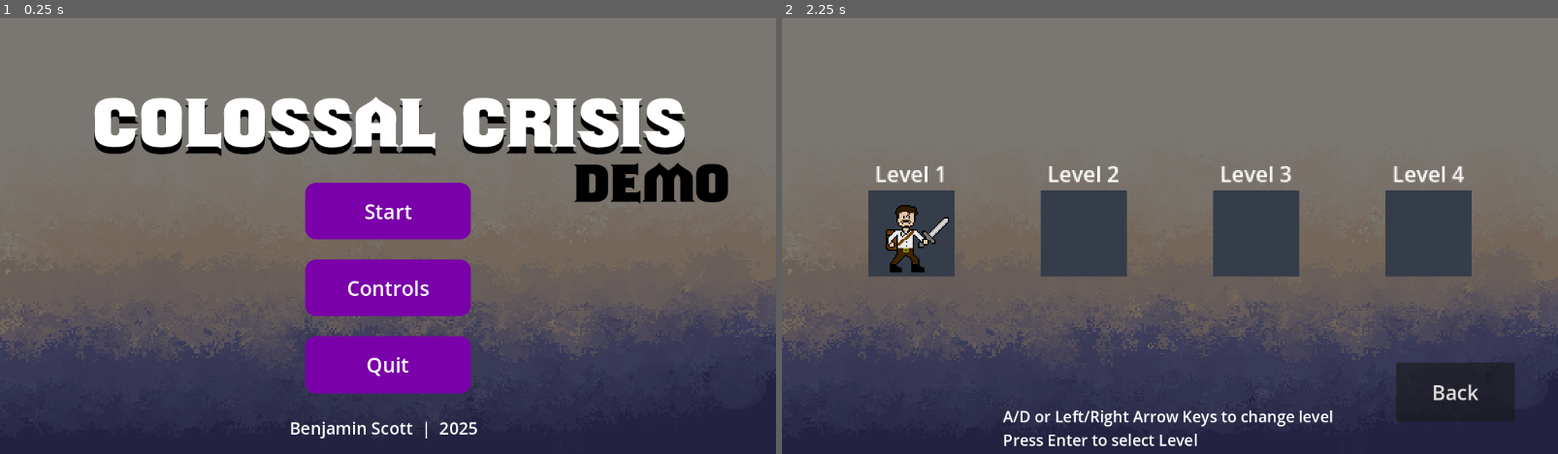
Above: before the commit, frames 1-2 (left to right).
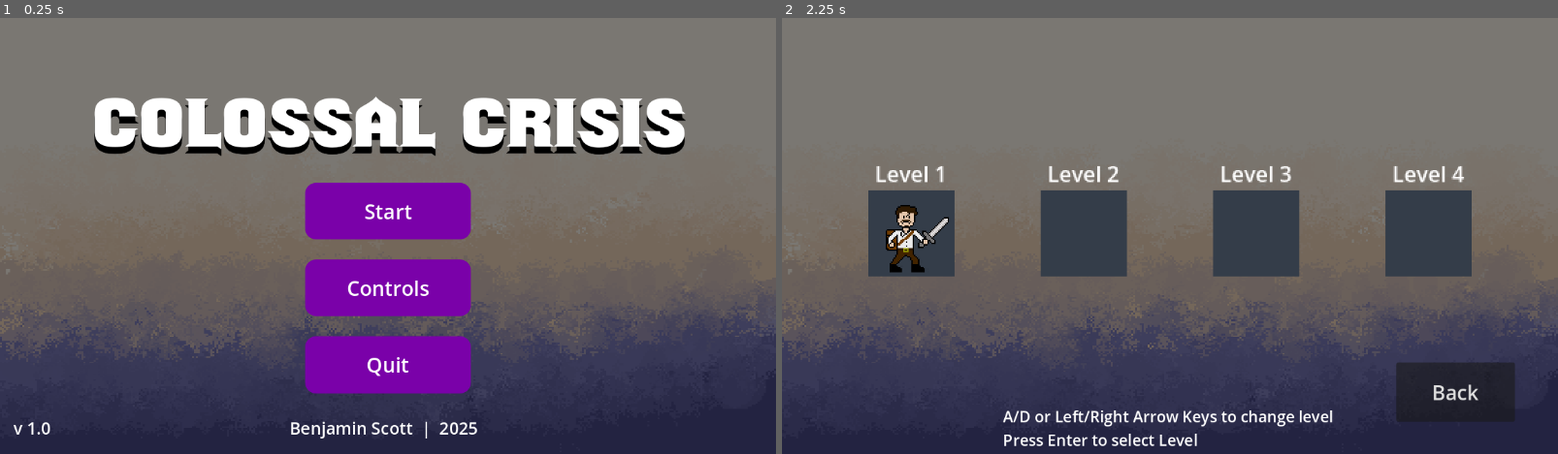
Above: after the commit, the same moments.

Repository: bscott519/ColossalCrisisGame
Game: Godot game, scene res://Scenes/main_menu.tscn
Same seed, same stepped clock (60 frames per second), same inputs: the game is played once before the commit and once after it. The engine's default icon, where the game draws it, is replaced by a stand-in: a white triangle on a blue panel in a dark square. Sound files missing from this copy of the repository are replaced by a short silence.
Inputs:
- Up to frame 1 (0.25 s): no input
- Up to frame 2 (2.25 s): click "Start" at 0.5 s; click "Back" at 1.25 s; click "Start" at 2 s

The runs differ from the first frame. In frame 1, 1.4% of the frame differs, in the area x 1-94%, y 33-96%; in frame 2, nothing differs.

Commit message:
Update main_menu.tscn

Diff:
--- a/Scenes/main_menu.tscn
+++ b/Scenes/main_menu.tscn
@@ -143,16 +143,21 @@
 theme_override_font_sizes/font_size = 25
 text = "Benjamin Scott  |  2025"
 
-[node name="DemoTag" type="Label" parent="."]
-layout_mode = 0
-offset_left = 852.0
-offset_top = 202.0
-offset_right = 1089.0
-offset_bottom = 287.0
-theme_override_colors/font_color = Color(0, 0, 0, 1)
-theme_override_fonts/font = ExtResource("2_ermid")
-theme_override_font_sizes/font_size = 70
-text = "DEMO"
+[node name="NameNYear2" type="Label" parent="."]
+layout_mode = 1
+anchors_preset = 7
+anchor_left = 0.5
+anchor_top = 1.0
+anchor_right = 0.5
+anchor_bottom = 1.0
+offset_left = -556.0
+offset_top = -56.0
+offset_right = -263.0
+offset_bottom = -16.0
+grow_horizontal = 2
+grow_vertical = 0
+theme_override_font_sizes/font_size = 25
+text = "v 1.0"
 
 [node name="TitleTheme" type="AudioStreamPlayer2D" parent="."]
 stream = ExtResource("4_kapqu")
